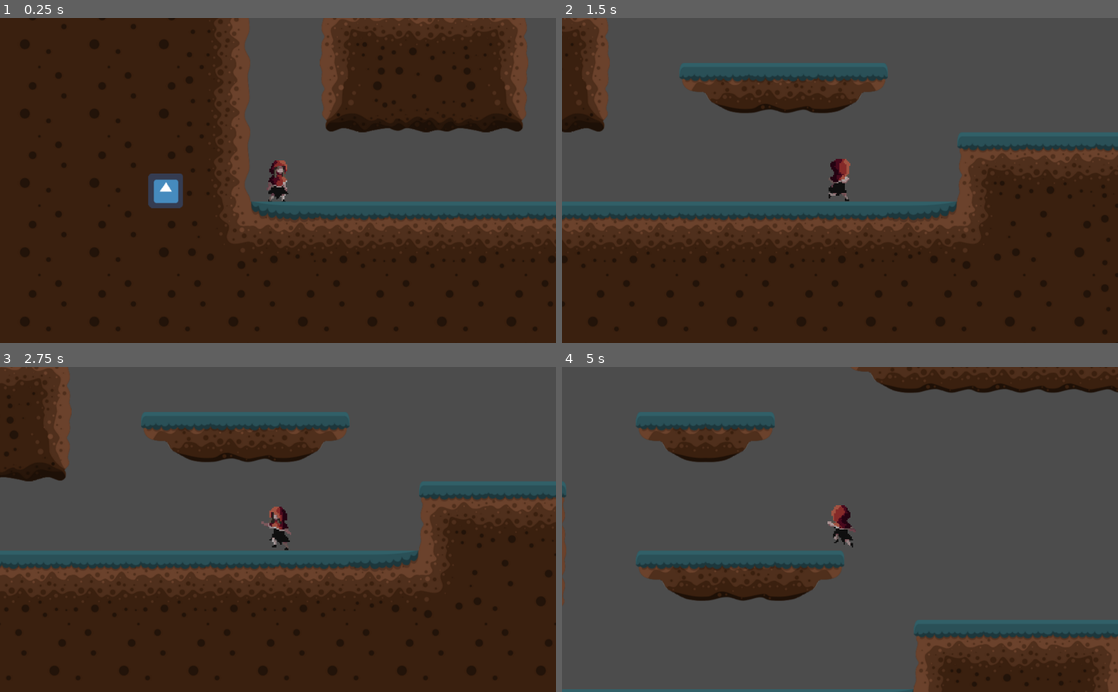
Above: before the commit, frames 1-4 (two rows, left to right).
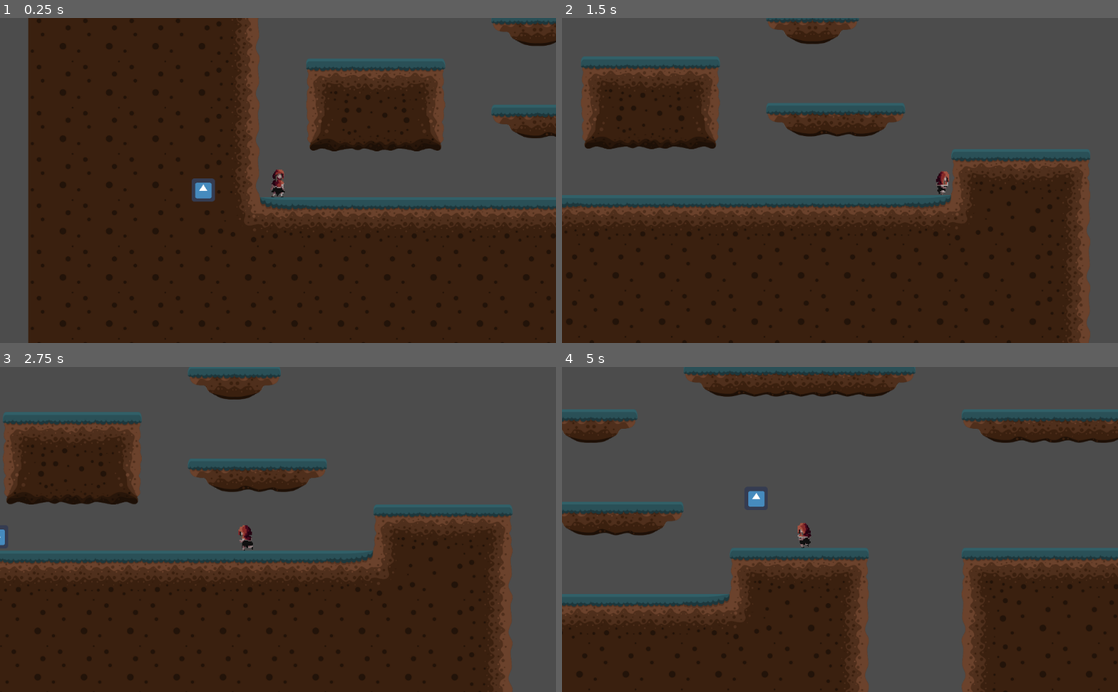
Above: after the commit, the same moments.

Repository: beldonholt/YourMum
Game: Godot game, scene res://Levels/MainLevels/LevelOne.tscn
Two runs of this game, one before a commit and one after it. Both use one fixed random seed, a clock stepped at 60 frames per second and the inputs below. The engine's default icon, where the game draws it, is replaced by a stand-in: a white triangle on a blue panel in a dark square.
Inputs:
- Up to frame 1 (0.25 s): no input
- Up to frame 2 (1.5 s): hold Shift (run) 0.53-1.28 s; hold D (right) from 0.53 s (still down); tap W (jump) at 0.77 s; tap Shift (run) at 1.35 s
- Up to frame 3 (2.75 s): tap W (jump) at 1.52 s; release D (right) at 2.03 s; hold A (left) from 2.03 s (still down); hold Shift (run) from 2.03 s (still down)
- Up to frame 4 (5 s): release A (left) at 2.78 s; release Shift (run) at 2.78 s; hold D (right) 2.78-4.28 s; tap Shift (run) at 2.85, 4.35 s; tap W (jump) at 3.02, 3.77, 4.52 s; hold Shift (run) 3.53-4.28 s; hold A (left) from 4.28 s (still down)

The runs differ from the first frame. In frame 1, 27% of the frame differs, in the area x 0-100%, y 0-100%; in frame 2, 29%; in frame 3, 30%; in frame 4, 46%.

Commit message:
Changed up the movement system
changed the movement to make it more responsive

Diff:
--- a/Lvl 3 Main progect/BaddieThings/Shadow/ShadowMan.gd
+++ b/Lvl 3 Main progect/BaddieThings/Shadow/ShadowMan.gd
@@ -1,6 +1,6 @@
 extends Node2D
 
-var speed = 300
+var speed = 600
 var ArrayPosition = 1
 
 func _process(delta):
--- a/Lvl 3 Main progect/Levels/MainLevels/LevelOne.tscn
+++ b/Lvl 3 Main progect/Levels/MainLevels/LevelOne.tscn
@@ -405,6 +405,8 @@
 [node name="Player" parent="." instance=ExtResource( 18 )]
 position = Vector2( -77.2844, 200.145 )
 
+[node name="BackGround" type="Node" parent="Player"]
+
 [node name="TileMap" type="TileMap" parent="."]
 tile_set = SubResource( 16 )
 cell_size = Vector2( 128, 128 )
--- a/Lvl 3 Main progect/PlayerStuff/Player.gd
+++ b/Lvl 3 Main progect/PlayerStuff/Player.gd
@@ -2,14 +2,14 @@
 
 #players variables
 var velocity = Vector2(0,0)
-var SPEED = 300
+var SPEED = 500
 var SpeedBonus = 0
 var SprintYes = true
 var Jumps = 1
 var SpriteDireaction
 #const = constant (wont change/ fixed)
 
-const JUMPFORCE = -1000
+const JUMPFORCE = -1300
 var GRAVITY = 40
 
 
@@ -20,7 +20,7 @@
 	#Sprint Code
 	if Input.is_action_just_pressed("run") and SprintYes == true:
 		$Sprint_timer.start()
-		SpeedBonus = 6000
+		SpeedBonus = 3000
 		print("start")
 	if Input.is_action_pressed("run") and SprintYes == false:
 		SpeedBonus = 0
--- a/Lvl 3 Main progect/PlayerStuff/Player.tscn
+++ b/Lvl 3 Main progect/PlayerStuff/Player.tscn
@@ -111,11 +111,11 @@
 one_shot = true
 
 [node name="Sprint_CoolDown" type="Timer" parent="."]
-wait_time = 5.0
+wait_time = 0.1
 one_shot = true
 
 [node name="PositionTimer" type="Timer" parent="."]
-wait_time = 0.5
+wait_time = 0.1
 autostart = true
 
 [node name="Area2D" type="Area2D" parent="."]
@@ -128,6 +128,8 @@
 
 [node name="Camera2D" type="Camera2D" parent="."]
 current = true
+zoom = Vector2( 1.5, 1.5 )
+smoothing_enabled = true
 
 [node name="AnimationPlayer" type="AnimationPlayer" parent="."]
 playback_speed = 2.0
